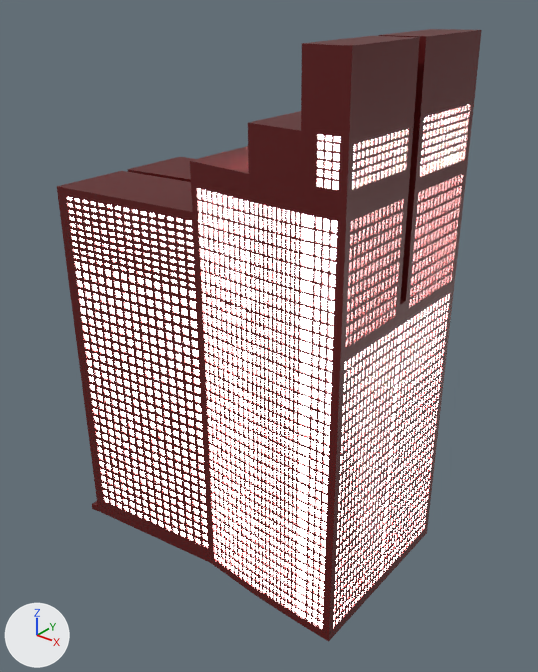
The FBX model Assets/Models/WesteriaIsland/TheStaircase.fbx as it was, and as the next commit left it.
Rendered twice from a 50 mm lens placed at (107.9, -129.0, 139.0), pointed at (4.2, 0.6, 58.6). The lights are fixed; the arrows at lower left show +X, +Y and +Z. Vertices at the same position are counted once.

The scene before the commit, as lines of its bpy script (objects in view):
```python
me_cube_001 = bpy.data.meshes.new('Cube.001')
me_cube_001.from_pydata(...)  # 56000 vertices, 55997 faces; spans x -40.6..40.1, y -25.6..26.1, z -1.2..128.8
# faces by material slot: [50398, 5599]
me_cube_001.materials.append(mat_material_001)  # its picture is missing
me_cube_001.materials.append(mat_window)  # its picture is missing
ob_thestaircase = bpy.data.objects.new('TheStaircase', me_cube_001)
ob_thestaircase.location = (0.0, 0.0, 0.0)
```
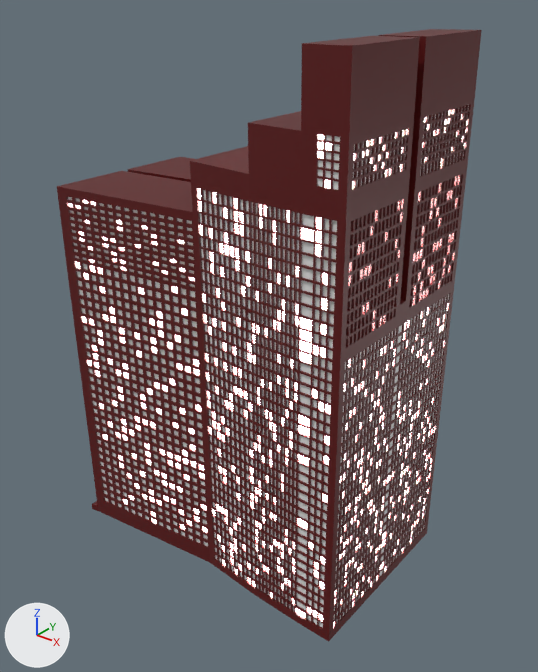
The change, as JSON lines over the scene's bpy script:
```json
{"op": "add", "block": "mat_windowoff", "code": ["mat_windowoff = principled_material('windowOff')", "mat_windowoff.base_color = (0.8, 0.8, 0.8)  # white #e7e7e7"]}
{"block": "me_cube_001", "where": "me_cube_001.from_pydata(...)  # 56000 vertices, 55997 faces; spans x -40.6..40.1, y -25.6..26.1, z -1.2..128.8"}
{"block": "me_cube_001", "where": "# used by ob_thestaircase; location = (0.0, 0.0, 0.0)"}
{"block": "me_cube_001", "change": "me_cube_001 part 1: 4348 of the faces centred in x -38.4..39.9, y -24.2..25.1, z 2.2..114.0 switch from mat_window (its picture is missing) to mat_windowoff (white #e7e7e7)"}
```

Changed parts and their boxes [x1, y1, x2, y2] in the pictures (538 x 672 px):
```json
{"part": 1, "of": "me_cube_001", "change": "recoloured", "before": [68, 105, 469, 628], "after": [68, 105, 469, 628]}
```
